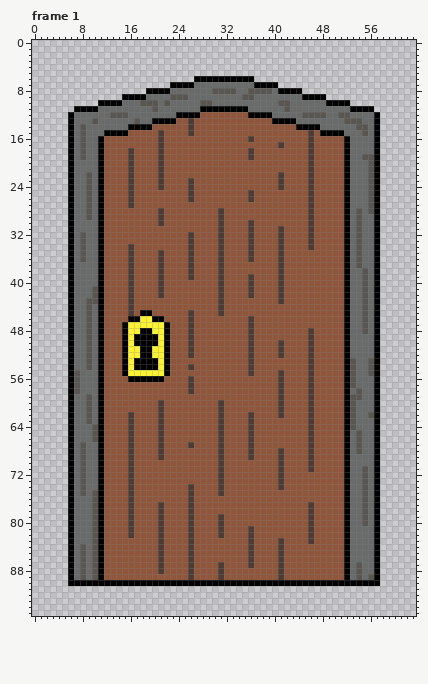
Pixel-art file -- TimeObjects/door.aseprite. The picture above is the old version.
64x96 pixels, 17 frames. Colours within 5 levels of each other are drawn and written as one. Shown: frame 1. The commit also changed other frames, which this record leaves out.
After:
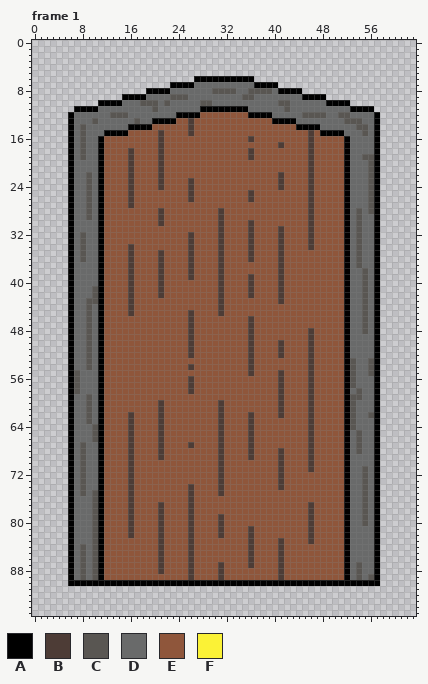
Palette (. is transparent): A #000000  B #4d3c36  C #595652  D #696a6a  E #8f563b  F #fbf236
Commit message: Added lock seperate from door
The edit:
layer "Lock" now hidden
Frame 1:
y 45: x 18..19 AA -> EE
y 46: x 16..21 AAFFAA -> EEEEEE
y 47: x 15..22 AFFFFFFA -> EEEEEEEE
y 48: x 15..22 AFFAAFFA -> EEEEEEEE
y 49..50: x 15..22 AFAAAAFA -> EEEEEEEE
y 51..52: x 15..22 AFFAAFFA -> EEEEEEEE
y 53..54: x 15..22 AFAAAAFA -> EEEEEEEE
y 55: x 15..22 AFFFFFFA -> EEEEEEEE
y 56: x 16..21 AAAAAA -> EEEEEE
